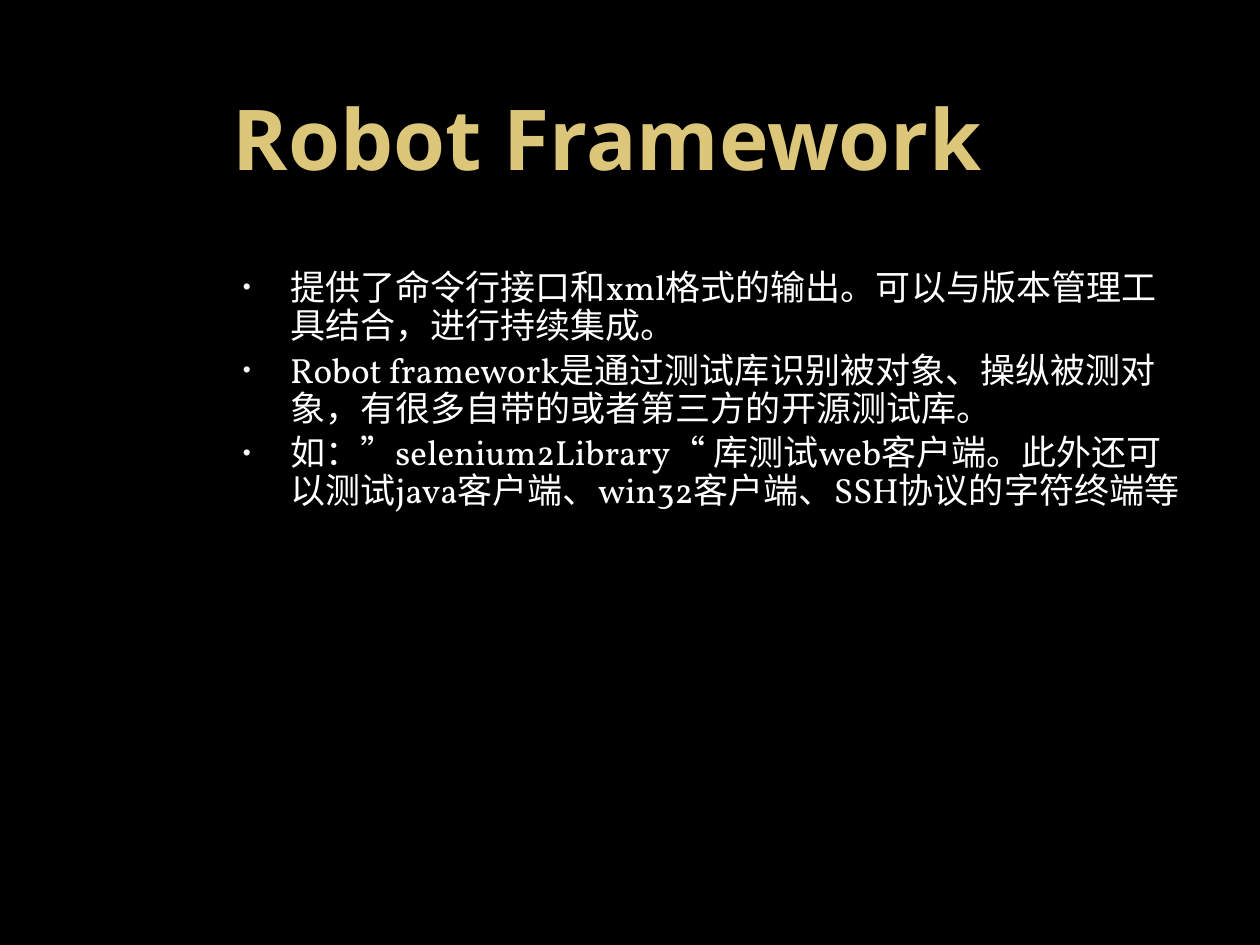
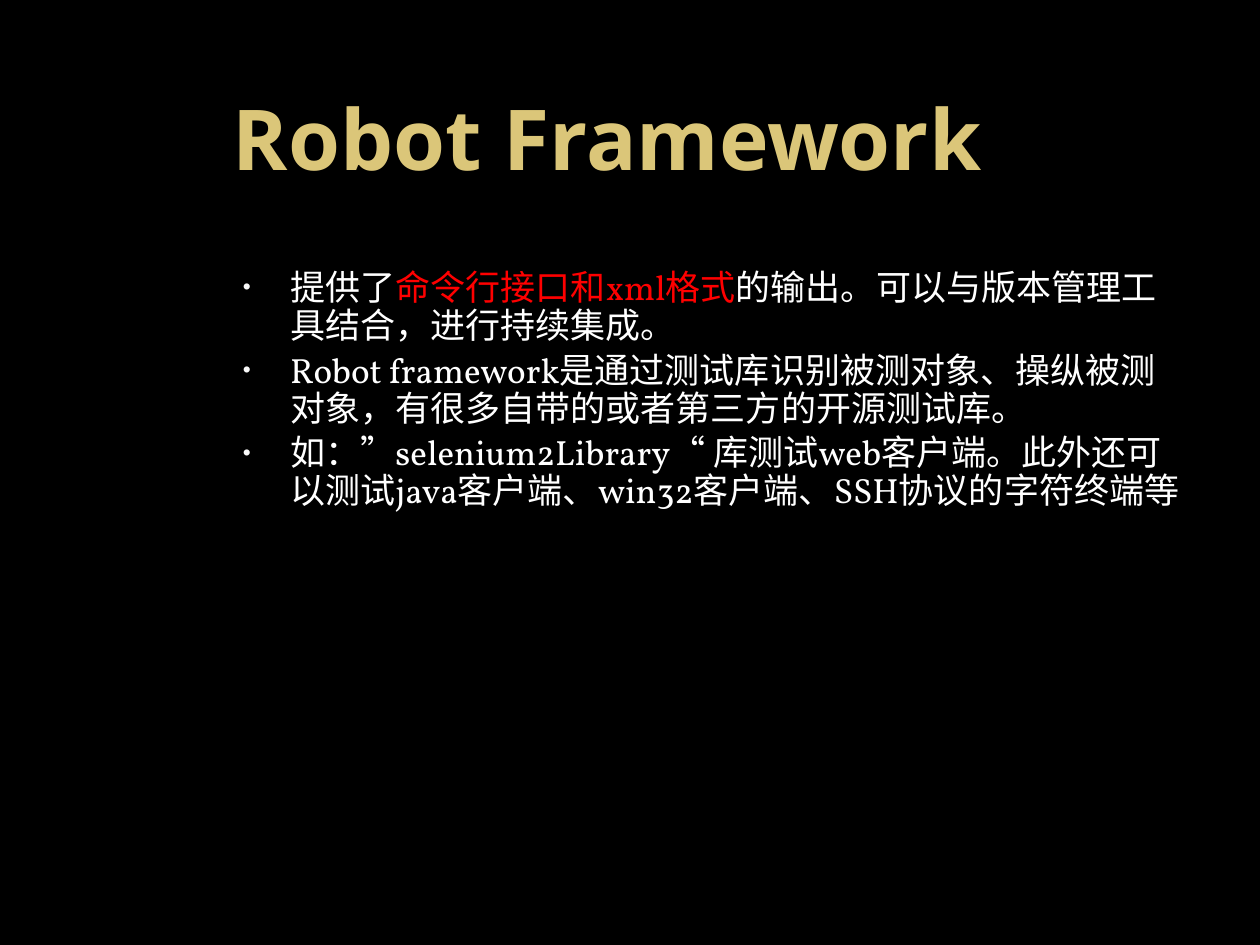
Before and after one commit to elvis2workspace/OPython, a slide deck: slide 8 of 自动化安装包/移动互联网事业部测试自动化实施方案介绍_张修海.pptx (slide 5 before the commit). Drawn at 1260x945 pixels with LibreOffice and Linux fonts; fonts in the diff are those of the drawing; background and template pictures are left out. Boxes give left, top, right and bottom in pixels: in the first picture for what was removed or moved away, otherwise in the second. Text is boxed around its words. In the diff, an @@ line names an element or a change of style, - is before the commit and + after.

Commit message:
更新最新的volte版本ecm对应的自动化脚本

```diff
--- a/自动化安装包/移动互联网事业部测试自动化实施方案介绍_张修海.pptx
+++ b/自动化安装包/移动互联网事业部测试自动化实施方案介绍_张修海.pptx
@@ text at box(290, 270, 1179, 512): text colour #CCE8CF to #C7EDCC in "提供了命令行接口和xml格式的输出。可以与版本管理工具结合，进行持续集成。", "如：”selenium2Library“ 库测试web客户端。此外还可以测试java客户端、win32客户端、SSH协议 ..."; text colour #CCE8CF to #FF0000 in "提供了命令行接口和xml格式的输出。可以与版本管理工具结合，进行持续集成。"; bullet colour #C8E3CA to #C3E8C8 @@
@@ text at box(290, 353, 1156, 425): text changed; text colour #CCE8CF to #C7EDCC @@
-• Robot framework是通过测试库识别被对象、操纵被测对象，有很多自带的或者第三方的开源测试库。
+• Robot framework是通过测试库识别被测对象、操纵被测对象，有很多自带的或者第三方的开源测试库。
```
Also in this commit, not shown: 13 other slides changed, 4 slides added, 6 other files.
